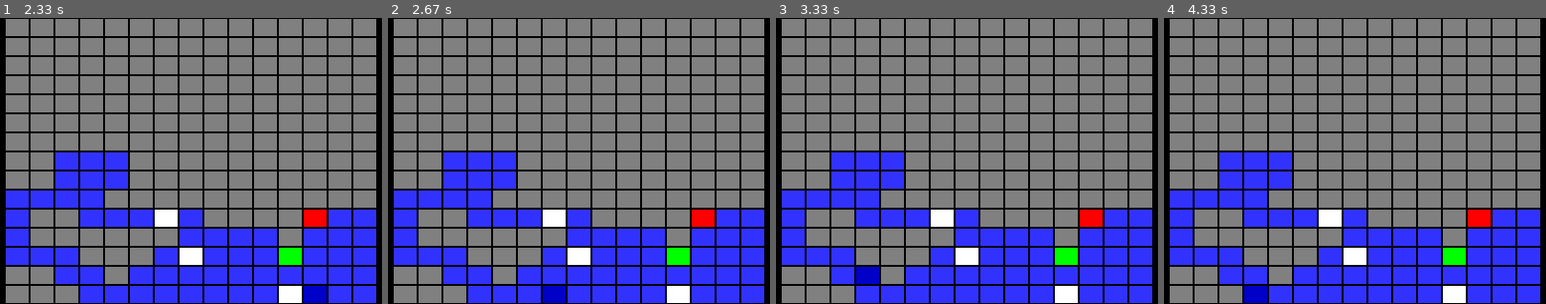
Above: before the commit, frames 1-4 (left to right).
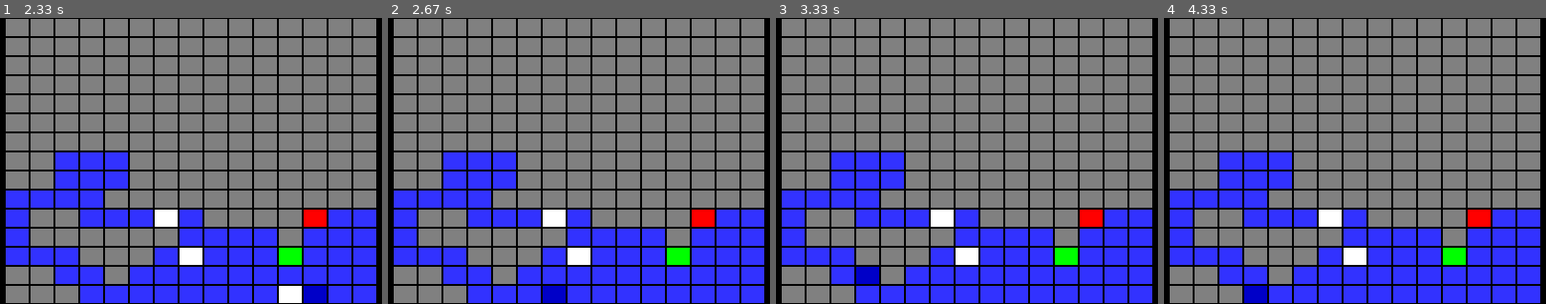
Above: after the commit, the same moments.

Repository: Anthony-185/P3-KOZAK-ANTOINE
Game: pygame game, started from main.py
The game is run twice, just before and just after one commit, with the same random seed, the same clock (stepped at 60 frames per second) and the same inputs.
Inputs:
- Up to frame 1 (2.33 s): hold Right 0.33-0.8 s; hold Up 0.83-1.13 s; hold Left 1.67-2.2 s; hold Down from 2.23 s (still down)
- Up to frame 2 (2.67 s): release Down at 2.53 s; hold Left from 2.57 s (still down)
- Up to frame 3 (3.33 s): release Left at 2.97 s; hold Up from 3 s (still down)
- Up to frame 4 (4.33 s): release Up at 3.37 s; hold Down from 4.07 s (still down)

Frame 1 is identical in both runs. In frame 2, 0.4% of the frame differs, in the area x 73-79%, y 93-100%; in frame 3, 0.4%; in frame 4, 0.4%.

Commit message:
add frame tkinter, showing item taken (not in order, using Hero.bag set), log canvas in a function, the main while now have only 4 functions

Diff:
--- a/grid_module.py
+++ b/grid_module.py
@@ -117,6 +117,7 @@
         if   new_pos == Grid.dic['start']: return None
         elif new_pos in Grid.object:
             Hero.bag |= {new_pos}
+            Grid.object -= {new_pos}
         elif new_pos == Grid.dic['final_goal']:
             if Hero.bag == Grid.object:
                 print(12*'\n'+f'{"WIN": ^79}'+'\n')
--- a/macgyver V17.py
+++ b/macgyver V17.py
@@ -2,6 +2,9 @@
 from tkinter_module import *
 from pygame_module import *
 import os
+
+print('init')# to rm
+
 # from collection
 # _____________________________________________________________________________
 # [ ] MUST BE COOL
@@ -13,18 +16,23 @@
 # [X] log function in V in other canvas (can be improved)
 # [ ] a oblivion style, can be cool
 # _____________________________________________________________________________
+
 path = Path(42,42)
 path.by_path_generator()
 Hero.pos = Grid.dic['start']
 game = Game()
-game.tk.geometry('958x754+10+10')
+# _____________________________________________________________________________
+game.tk.geometry('958x704+10+10')
 game.tk.config(background='darkblue')
+game.canvas.grid(row=0, column=0, sticky='nwe')
 # _____________________________________________________________________________
 frame_tk_for_pygame = tkinter.Frame(
-    game.tk, width=450, height=350, background='blue')
-frame_tk_for_pygame.grid(row=1, column=0)
+    game.tk, width=300, height=300,
+    background='yellow', borderwidth=4, relief=None)
+frame_tk_for_pygame.grid(row=1, column=1, sticky='nswe')
 os.environ['SDL_WINDOWID'] = str(frame_tk_for_pygame.winfo_id())
 os.environ['SDL_VIDEODRIVER'] = 'windib'
+
 # _____________________________________________________________________________
 game_py = Py_game_1()
 # _____________________________________________________________________________
@@ -35,7 +43,7 @@
 game.canvas2 = tkinter.Canvas(game.tk,
             width  = WIDTH,
             height = HEIGHT, bg='black')
-game.canvas2.grid(row=0, column=2)
+game.canvas2.grid(row=0, column=1, sticky='w')
 # _____________________________________________________________________________
 list_text_canvas = [] ;
 for y_space in range(0, WIDTH - 70 ,20):
@@ -53,7 +61,6 @@
         10, HEIGHT-10, WIDTH-10, HEIGHT-10,
         fill='cyan')
     ]
-old_a = [] ; m = 0 ; limit = 100 ; all = []
 # _____________________________________________________________________________
 def restart_grid():
     Hero.bag = set()
@@ -62,7 +69,7 @@
     Grid.path = set() # better ;)
     x = random.randrange(15,50)
     y = random.randrange(15,50)
-    item = random.randrange(3,10)
+    item = random.randrange(3,11)
     Path( x, y, item).by_path_generator()
     game.restart_tk()
 
@@ -82,6 +89,71 @@
     Grid.path = set() # better ;)
     Path().by_load_defaut_map()
     game.restart_tk()
+# _____________________________________________________________________________
+frame_info = tkinter.Canvas(game.tk,
+    width = 500, height = 250, bg='orange')
+frame_info.grid(row=1, column=0)
+frame_info.grid_propagate(0)
+canvas_info = tkinter.Canvas(frame_info,
+    width = 480, height = 50, bg = 'black')
+canvas_info.grid(row = 0, column = 0, columnspan = 10, sticky = '')
+list_canvas_info = []
+def init_show_bag():
+    global list_canvas_info
+    list_canvas_info = []
+    x = len(Grid.dic) * 40 / 2
+    x = 240 - x + 5
+    for i, j in enumerate(Grid.dic):
+        color = 'white' if 'item' in j else None
+        if not color:
+            color = 'green' if j == 'start' else 'red'
+        list_canvas_info.append(
+            canvas_info.create_rectangle(
+                x + 40 * i     , 10,
+                x + 40 * i + 30, 40, outline = color ) )
+    return None
+
+init_show_bag()
+
+def f_canvas_info(old_bag = [None], deja_vu_grid = [None]):
+
+    global list_canvas_info
+    if old_bag[0] == None : old_bag[0] = {}
+
+    print('start ', old_bag[0], Hero.bag, end='')
+
+    if deja_vu_grid[0] != Grid.dic: # if game has restart, re-initialize
+        print('ReInit')
+        for i in list_canvas_info: canvas_info.delete(i)
+        init_show_bag()
+        l = 0
+        for i in Hero.bag:
+            l += 1
+            canvas_info.itemconfig(list_canvas_info[l], fill = '')
+        deja_vu_grid[0] = Grid.dic.copy()
+        canvas_info.update()
+        return None
+
+    if old_bag[0] == Hero.bag:
+        print('pass')
+        return None # if nothing change, pass
+
+    print('NotPass ', end = '')
+
+
+    print('drowing')
+    l = 0
+    for i in Hero.bag:
+        l += 1
+        canvas_info.itemconfig(list_canvas_info[l], fill = 'white')
+    canvas_info.update()
+    old_bag[0] = Hero.bag.copy()
+    '''
+    if Hero.pos in Grid.object:
+        l[0] += 1
+        canvas_info.itemconfig(list_canvas_info[l[0]], fill = 'white')
+    '''
+    return None
 # _____________________________________________________________________________
 # button left
 path_button_1 = tkinter.Button(
@@ -105,9 +177,12 @@
     activebackground='black', activeforeground='cyan')
 game.canvas2.create_window(117, HEIGHT-60, anchor='nw', window=path_button_3)
 # _____________________________________________________________________________
-while 1:
-
-
+old_a = [] ; m = 0 ; limit = 100 ; all = []
+def print_log(intern_var = [None]):
+    if intern_var[0] == None:
+        intern_var[0] = {'m': 0, 'limit': 100, 'old_a': []}
+    m, limit, old_a = \
+        intern_var[0]['m'], intern_var[0]['limit'], intern_var[0]['old_a']
     m = m + 1 if m <= limit else 0
     a = [] ; all = []
     for i,j in V.a.items(): # all messgages to show
@@ -126,11 +201,17 @@
             game.canvas2.itemconfig( j, text=i)
     old_a = a
     game.canvas2.itemconfig(end_canvas[0], text = ' '.join(all))
-
     # show progress of m
     loop_prog = m / limit * (WIDTH - 20)
     game.canvas2.coords(end_canvas[1],
         10, HEIGHT-10, 10 + loop_prog, HEIGHT-10)
-
+    intern_var[0]['m'], intern_var[0]['limit'], intern_var[0]['old_a'] = \
+        m, limit, old_a
+
+
+while 1:
+
+    print_log()
+    f_canvas_info()
     game.run()
     game_py.run()
